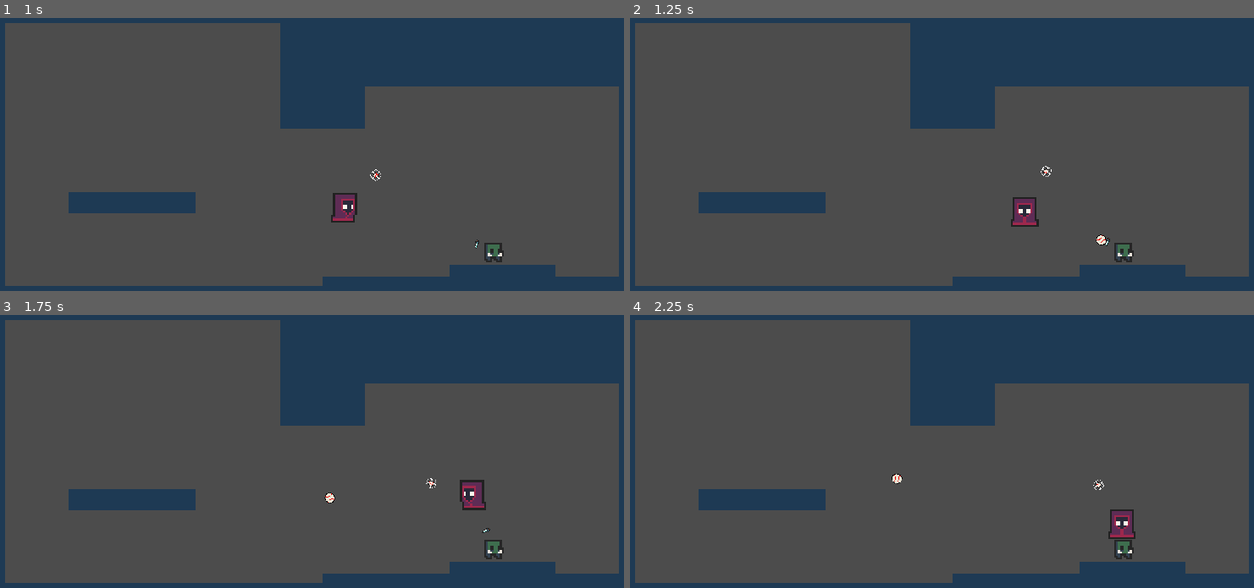
Above: before the commit, frames 1-4 (two rows, left to right).
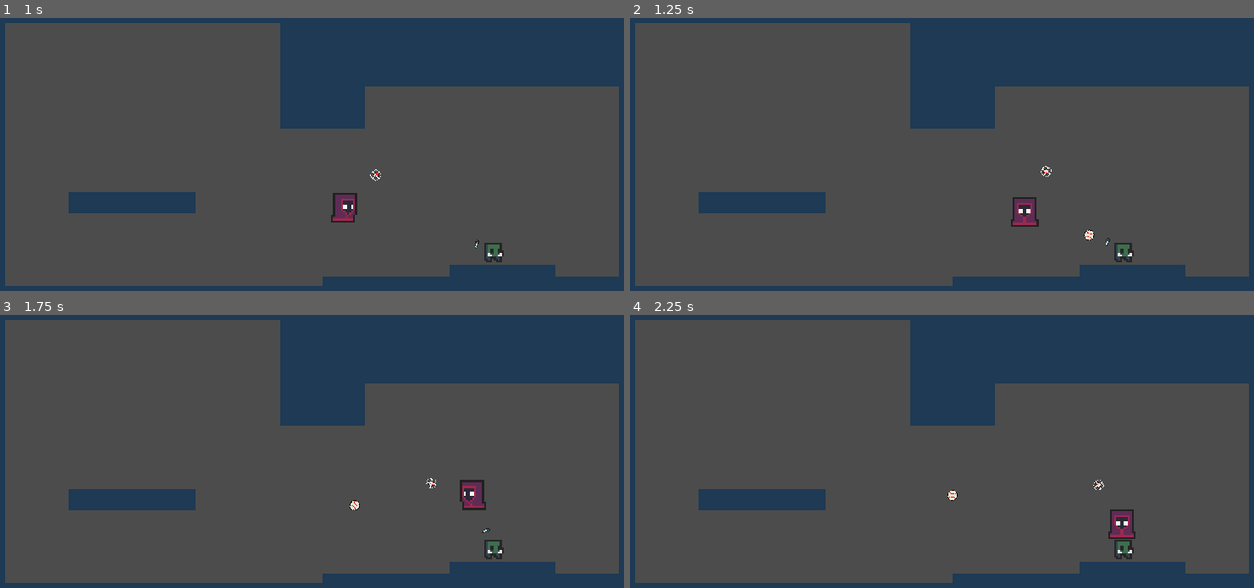
Above: after the commit, the same moments.

Repository: Kiingst/Dont-Bring-a-Bat-to-Gun-Fight
Game: Godot game, scene res://Assets/Levels/Level_Script/Flat_test.tscn
Two runs of this game, one before a commit and one after it. Both use one fixed random seed, a clock stepped at 60 frames per second and the inputs below.
Inputs (mouse positions are in pixels of both pictures, inside the frame that each line leads up to):
- Up to frame 1 (1 s): move the mouse to (449, 108) at 0.52 s; hold D (Move_Right) from 0.53 s (still down); hold Right mouse button (Parry) from 0.53 s (still down); tap Space (jump) at 0.77 s
- Up to frame 2 (1.25 s): keep holding D (Move_Right); keep holding Right mouse button (Parry)
- Up to frame 3 (1.75 s): keep holding D (Move_Right); move the mouse to (168, 446) at 1.27 s; release Right mouse button (Parry) at 1.28 s; click (168, 446) at 1.35 s; tap Space (jump) at 1.52 s; right-click (168, 446) at 1.55 s
- Up to frame 4 (2.25 s): move the mouse to (998, 339) at 2.02 s; release D (Move_Right) at 2.03 s; hold A (Move_Left) from 2.03 s (still down); hold Right mouse button (Parry) from 2.03 s (still down)

Frame 1 is identical in both runs. In frame 2, 0.1% of the frame differs, in the area x 72-77%, y 77-84%; in frame 3, 0.1%; in frame 4, 0.1%.

Commit message:
fixed collsions

Diff:
--- a/Assets/Levels/Level_Script/Flat_test.gd
+++ b/Assets/Levels/Level_Script/Flat_test.gd
@@ -39,7 +39,6 @@
 
 
 func _on_Player_Catcher_catch(area):
-
 	area.get_parent().queue_free()
 
 func _on_Level_Win():
--- a/Assets/Levels/Level_Script/Flat_test.tscn
+++ b/Assets/Levels/Level_Script/Flat_test.tscn
@@ -22,7 +22,9 @@
 health = 2
 MOVE_SPEED = 100
 Bullet_Damage = 1
-Bullet_Speed = 50
+Bullet_Speed = 150
 
 [node name="Player_Catcher" parent="." instance=ExtResource( 1 )]
 balls_in_inventory = 1
+
+[connection signal="catch" from="Player_Catcher" to="." method="_on_Player_Catcher_catch"]
--- a/Assets/Player/Player_Script/Catcher/Player_Catcher.gd
+++ b/Assets/Player/Player_Script/Catcher/Player_Catcher.gd
@@ -55,6 +55,10 @@
 			print("caught ", index.get_parent())
 			emit_signal("catch", index)
 			balls_in_inventory += 1
+		elif "Hit_Area" in index.name:
+			print("caught ", index.get_parent())
+			emit_signal("catch", index)
+			balls_in_inventory += 1
 
 func throw():
 	if balls_in_inventory > 0:
--- a/Assets/Player/Player_Script/Catcher/Player_Catcher.tscn
+++ b/Assets/Player/Player_Script/Catcher/Player_Catcher.tscn
@@ -24,7 +24,7 @@
 jump_time_to_descent = 0.4
 ball = ExtResource( 5 )
 Bullet_Damage = 1
-Bullet_Speed = 200
+Bullet_Speed = 100
 
 [node name="CollisionShape2D" type="CollisionShape2D" parent="."]
 position = Vector2( 0, 7.875 )
